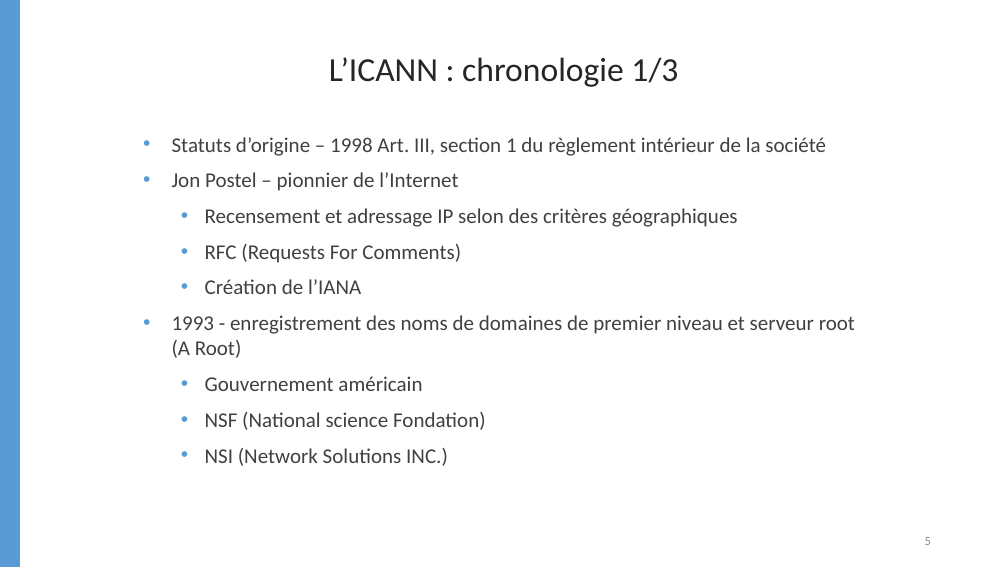
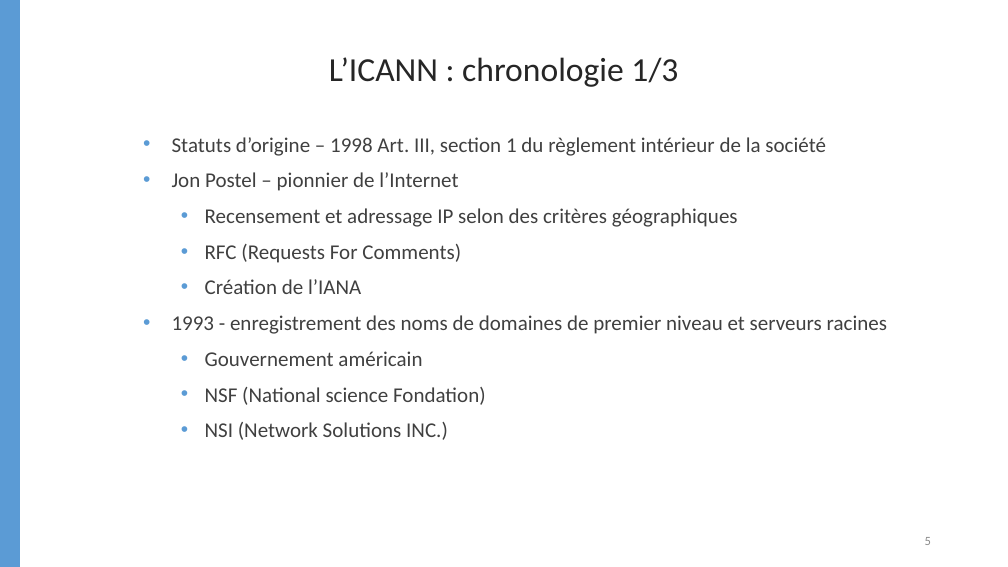
Before and after one commit to FabienMnsn/IGOV, a slide deck: slide 5 of Rapport/IGOV_COTOI_MANSON_MAZARS_slides.pptm. Drawn at 1008x567 pixels with LibreOffice and Linux fonts; fonts in the diff are those of the drawing. Boxes give left, top, right and bottom in pixels: in the first picture for what was removed or moved away, otherwise in the second. Text is boxed around its words. In the diff, an @@ line names an element or a change of style, - is before the commit and + after.

Commit message:
update slides

```diff
--- a/Rapport/IGOV_COTOI_MANSON_MAZARS_slides.pptm
+++ b/Rapport/IGOV_COTOI_MANSON_MAZARS_slides.pptm
@@ text at <box>172,315,887,334</box>: text changed @@
-• 1993 - enregistrement des noms de domaines de premier niveau et serveur root (A Root)
+• 1993 - enregistrement des noms de domaines de premier niveau et serveurs racines
```
Also in this commit, not shown: 1 other file.
